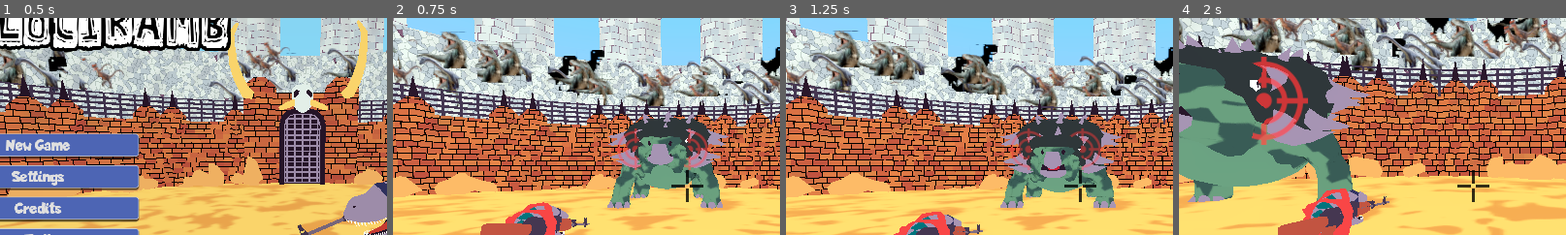
Above: before the commit, frames 1-4 (left to right).
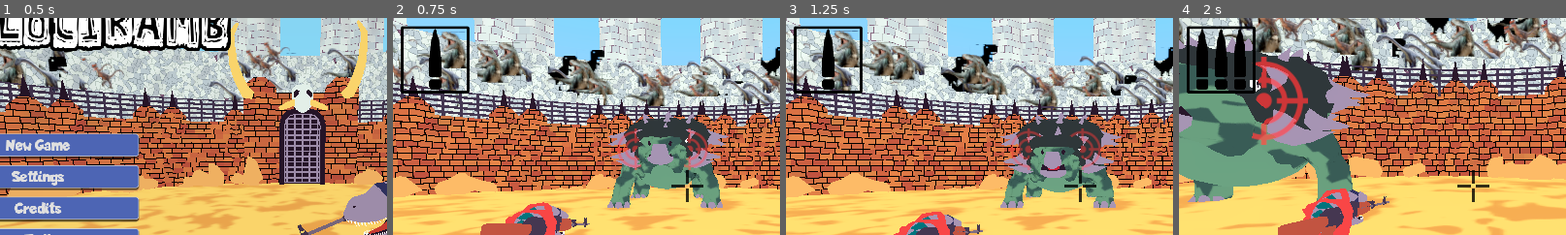
Above: after the commit, the same moments.

Repository: SasVel/Velocirambo
Game: Godot game, scene res://UI/MainMenu/main_menu.tscn
Same seed, same stepped clock (60 frames per second), same inputs: the game is played once before the commit and once after it.
Inputs (mouse positions are % of the whole screen's width and height, from its top left):
- Up to frame 1 (0.5 s): no input
- Up to frame 2 (0.75 s): click "New Game" at 0.5 s
- Up to frame 3 (1.25 s): no input
- Up to frame 4 (2 s): tap Enter at 1.25 s; move the mouse to (55, 50) at 1.27 s; press the mouse at (55, 50) at 1.28 s; hold W (Forwards) from 1.28 s (still down); tap Tab (gun_auto_mode, bound only after the commit) at 1.55 s
The pictures show only the part of the screen within x 12-62%, y 11-61%; the shares and areas given below are measured in that part.

Frame 1 is identical in both runs. In frame 2, 1.7% of the frame differs, in the area x 2-20%, y 3-35%; in frame 3, 1.7%; in frame 4, 3.1%.

Commit message:
gun auto mode added

Diff:
--- a/Bosses/Anky/anky_boss.tscn
+++ b/Bosses/Anky/anky_boss.tscn
@@ -185,36 +185,37 @@
 transform = Transform3D(2, 0, 0, 0, 2, 0, 0, 0, 2, 0, 0.258566, 0)
 
 [node name="Skeleton3D" parent="Ankylosaurus2/Armature" index="0"]
-bones/0/position = Vector3(2.84808e-09, -1.17002, -0.328214)
-bones/0/rotation = Quaternion(0.0143624, 0.0478326, 0.000687845, 0.998752)
-bones/1/rotation = Quaternion(-0.0450631, 1.71889e-09, -0.00432628, 0.998975)
-bones/2/rotation = Quaternion(0.0216281, -0.000570332, 0.00848752, 0.99973)
-bones/3/position = Vector3(-0.0179636, 1.46461, 0.0748776)
-bones/3/rotation = Quaternion(0.343046, 0.00425493, 0.0818733, 0.935734)
-bones/4/position = Vector3(-0.0179636, 1.15448, 0.427826)
-bones/4/rotation = Quaternion(0.120575, -0.006985, 0.0846905, 0.98906)
-bones/5/position = Vector3(-0.0329567, 1.32212, 0.27048)
-bones/5/rotation = Quaternion(0.192788, 0.001818, 0.0771852, 0.978198)
-bones/6/rotation = Quaternion(0.73567, 0.211428, -0.082174, 0.638228)
-bones/7/rotation = Quaternion(-0.48023, -0.0556301, 0.10375, 0.869207)
-bones/8/rotation = Quaternion(0.890199, -0.208187, 0.175758, 0.365122)
-bones/9/rotation = Quaternion(-0.561124, 0.0523406, -0.121181, 0.817138)
-bones/10/rotation = Quaternion(0.9851, -0.0522147, -0.0114405, -0.163464)
-bones/11/rotation = Quaternion(-0.167532, -0.00167705, -0.00943576, 0.98582)
+bones/0/position = Vector3(0, -1.03332, -0.00132492)
+bones/0/rotation = Quaternion(-0.0910737, 0, 0, 0.995844)
+bones/1/rotation = Quaternion(0.141597, 0, 0, 0.989924)
+bones/2/rotation = Quaternion(-0.0670452, -1.39497e-17, -1.39497e-17, 0.99775)
+bones/3/position = Vector3(-0.0179636, 1.38067, 0.0236526)
+bones/3/rotation = Quaternion(0.203242, 0.0161225, 0.0803829, 0.97569)
+bones/4/position = Vector3(-0.0179636, 1.15447, 0.427826)
+bones/4/rotation = Quaternion(0.0758588, -0.00250735, 0.0753945, 0.994261)
+bones/5/position = Vector3(-0.0329568, 1.35309, 0.279844)
+bones/5/rotation = Quaternion(0.16021, 0.0043792, 0.0770823, 0.984059)
+bones/6/rotation = Quaternion(0.799965, 0.219298, -0.139182, 0.540918)
+bones/7/rotation = Quaternion(-0.574403, -0.0580662, 0.110242, 0.809034)
+bones/8/rotation = Quaternion(0.799965, -0.219298, 0.139182, 0.540918)
+bones/9/rotation = Quaternion(-0.574403, 0.0580662, -0.110242, 0.809034)
+bones/10/rotation = Quaternion(0.968151, -1.09863e-05, -2.62279e-06, -0.250367)
+bones/11/rotation = Quaternion(-0.10774, 7.81984e-05, 0.000542615, 0.994179)
 bones/11/scale = Vector3(1, 1, 1)
-bones/12/rotation = Quaternion(0.0674004, -0.00294095, -0.128677, 0.989389)
-bones/13/rotation = Quaternion(0.0165948, 0.01465, -0.148563, 0.988655)
-bones/14/rotation = Quaternion(-0.216738, 0.0227839, 0.172978, 0.960513)
-bones/15/rotation = Quaternion(-0.00665236, -1.19207e-07, -7.93022e-10, 0.999978)
-bones/16/rotation = Quaternion(0.0678824, 0.946201, 0.312188, -0.0513243)
-bones/17/rotation = Quaternion(-0.474873, 0.00541189, -0.121868, 0.871559)
-bones/18/rotation = Quaternion(-0.0966231, 0.825269, 0.546956, 0.10215)
-bones/19/rotation = Quaternion(-0.488248, -0.029479, 0.0522145, 0.870643)
-bones/20/position = Vector3(1.56217, 2.3976, 1.1106)
-bones/21/position = Vector3(1.34051, -0.452021, 1.07901)
+bones/12/rotation = Quaternion(0.0563194, -0.000219905, 0.00902859, 0.998372)
+bones/12/scale = Vector3(1, 1, 1)
+bones/13/rotation = Quaternion(0.0110349, -0.00800183, 0.0840322, 0.99637)
+bones/13/scale = Vector3(1, 0.999999, 1)
+bones/14/rotation = Quaternion(-0.253353, -0.0089521, 0.263463, 0.930763)
+bones/14/scale = Vector3(1, 0.999999, 1)
+bones/15/rotation = Quaternion(-0.00665235, -1.13469e-07, -4.55656e-09, 0.999978)
+bones/16/rotation = Quaternion(0.0838351, 0.8525, 0.508049, -0.0900087)
+bones/17/rotation = Quaternion(-0.634225, 0.0220865, -0.0872837, 0.767889)
+bones/18/rotation = Quaternion(-0.0838351, 0.8525, 0.508049, 0.0900087)
+bones/19/rotation = Quaternion(-0.634225, -0.0220865, 0.0872837, 0.767889)
+bones/21/position = Vector3(1.34051, -0.978494, 1.37702)
 bones/21/rotation = Quaternion(0, 0.999829, 0, -0.0184734)
-bones/22/position = Vector3(-1.56217, 1.58941, 1.41814)
-bones/23/position = Vector3(-1.34051, -1.30034, 1.35556)
+bones/23/position = Vector3(-1.34051, -0.978494, 1.37702)
 bones/23/rotation = Quaternion(0, 0.999829, 0, 0.0184734)
 
 [node name="BodyHitbox" parent="Ankylosaurus2/Armature/Skeleton3D" index="1" node_paths=PackedStringArray("skeleton", "stats") instance=ExtResource("4_4fbe8")]
--- a/GlobalScripts/PlayerData.gd
+++ b/GlobalScripts/PlayerData.gd
@@ -4,6 +4,7 @@
 
 signal health_changed(val : float)
 signal bullets_changed(val : int)
+signal auto_mode_changed(val : bool)
 
 func _ready():
 	GameData.reset.connect(reset)
@@ -22,6 +23,11 @@
 		currBullets = clamp(val, 0, maxBullets)
 		bullets_changed.emit(currBullets)
 
+var isGunAuto : bool = false :
+	set(val):
+		isGunAuto = val
+		auto_mode_changed.emit(val)
+
 func reset():
 	health = maxHealth
 	currBullets = maxBullets
--- a/Player/player.tscn
+++ b/Player/player.tscn
@@ -131,6 +131,11 @@
 runningSpeed = 12.0
 skeleton = NodePath("RaptorCommando/RaptorCommando_001/Skeleton3D")
 
+[node name="AutoShootTimer" type="Timer" parent="."]
+unique_name_in_owner = true
+process_callback = 0
+wait_time = 0.2
+
 [node name="ReloadTimer" type="Timer" parent="."]
 unique_name_in_owner = true
 process_callback = 0
@@ -147,24 +152,24 @@
 transform = Transform3D(0.5, 0, 0, 0, 0.5, 0, 0, 0, 0.5, 0, 0, 0)
 
 [node name="Skeleton3D" parent="RaptorCommando/RaptorCommando_001" index="0"]
-bones/0/position = Vector3(-0.00169453, 2.80854, 0.340054)
+bones/0/position = Vector3(-0.0016946, 3.00846, 0.340054)
 bones/0/rotation = Quaternion(1.60095e-07, -0.569149, 0.822234, -1.10817e-07)
 bones/1/rotation = Quaternion(1.92893e-07, 0.0511689, 0.99869, -9.96228e-09)
 bones/2/rotation = Quaternion(-7.50228e-05, 0.999815, -0.0191978, 0.00115631)
 bones/3/rotation = Quaternion(0.000370724, 0.931858, 0.362822, -0.00109793)
 bones/4/enabled = false
-bones/4/rotation = Quaternion(-0.0370382, 0.0174884, 0.00832657, 0.999126)
-bones/6/position = Vector3(-0.0068664, 0.417721, 0.318918)
-bones/6/rotation = Quaternion(0.0109943, 0.834708, 0.550509, 0.00906045)
+bones/4/rotation = Quaternion(-0.126348, 6.34869e-05, 3.02696e-05, 0.991986)
+bones/6/position = Vector3(-0.0083973, 0.404019, 0.489624)
+bones/6/rotation = Quaternion(0.0110241, 0.899369, 0.436926, 0.0104625)
 bones/7/position = Vector3(0.00590881, 0.590108, 0.658294)
-bones/7/rotation = Quaternion(0.0115825, 0.744208, 0.667711, 0.0135246)
-bones/9/rotation = Quaternion(-0.245238, 0.241617, -0.650989, 0.67653)
-bones/10/rotation = Quaternion(0.695731, 2.83427e-06, -2.77351e-06, 0.718303)
+bones/7/rotation = Quaternion(0.0108103, 0.844824, 0.534708, 0.0155646)
+bones/9/rotation = Quaternion(-0.199272, 0.197373, -0.66574, 0.691465)
+bones/10/rotation = Quaternion(0.5813, 3.18485e-06, -2.29484e-06, 0.813689)
 bones/10/scale = Vector3(1, 0.999985, 1.00001)
-bones/12/rotation = Quaternion(-0.235333, -0.232085, 0.654448, 0.680039)
-bones/13/rotation = Quaternion(0.649911, -3.06097e-06, 2.49108e-06, 0.760011)
+bones/12/rotation = Quaternion(-0.199339, -0.197437, 0.665721, 0.691446)
+bones/13/rotation = Quaternion(0.581347, -3.28557e-06, 2.24043e-06, 0.813655)
 bones/13/scale = Vector3(1, 0.999985, 1.00002)
-bones/14/rotation = Quaternion(0.0157617, 0.995584, -0.0810928, 0.0445996)
+bones/14/rotation = Quaternion(0.000724757, 0.983354, -0.181694, 0.00124571)
 bones/15/rotation = Quaternion(0.0192654, -1.19187e-07, 2.29661e-09, 0.999814)
 bones/16/rotation = Quaternion(-0.0137358, 5.07739e-14, 5.27267e-16, 0.999906)
 bones/17/rotation = Quaternion(0.0505618, -3.15521e-15, 2.1017e-15, 0.998721)
@@ -176,21 +181,21 @@
 bones/23/rotation = Quaternion(-0.0265121, 1.19167e-07, -3.16049e-09, 0.999649)
 bones/24/rotation = Quaternion(-0.0260201, 3.77835e-15, -6.20368e-09, 0.999661)
 bones/25/rotation = Quaternion(0.445196, -0.476238, 0.563821, 0.507055)
-bones/26/rotation = Quaternion(0.0200475, -0.0360474, -0.737155, 0.674464)
-bones/27/rotation = Quaternion(-0.570614, 1.80835e-06, 1.37134e-06, 0.821219)
-bones/28/rotation = Quaternion(0.674344, 2.47157e-08, -2.06632e-07, 0.738417)
+bones/26/rotation = Quaternion(0.0169393, -0.0326501, -0.737313, 0.674549)
+bones/27/rotation = Quaternion(-0.500569, 1.90085e-06, 1.21835e-06, 0.865697)
+bones/28/rotation = Quaternion(0.562191, 1.94872e-08, -1.62338e-07, 0.827008)
 bones/29/rotation = Quaternion(0.445195, 0.476238, -0.563821, 0.507055)
-bones/30/rotation = Quaternion(0.0200476, 0.0360475, 0.737155, 0.674464)
-bones/31/rotation = Quaternion(-0.570614, -1.79648e-06, -1.36537e-06, 0.821219)
-bones/32/rotation = Quaternion(0.674344, -2.62221e-08, 2.09429e-07, 0.738417)
-bones/33/position = Vector3(0.404172, 1.78227, 2.05403)
-bones/33/rotation = Quaternion(0.00184196, 0.769973, 0.638074, 2.48896e-07)
+bones/30/rotation = Quaternion(0.0169079, 0.0326158, 0.737315, 0.67455)
+bones/31/rotation = Quaternion(-0.500569, -1.88896e-06, -1.18823e-06, 0.865697)
+bones/32/rotation = Quaternion(0.56219, -2.89376e-08, 1.76193e-07, 0.827008)
+bones/33/position = Vector3(0.404172, 1.84446, 2.05403)
+bones/33/rotation = Quaternion(1.11836e-05, 0.707502, 0.706711, 1.38273e-07)
 bones/34/rotation = Quaternion(-0.686919, -0.0306942, -0.0324117, 0.725362)
 bones/35/position = Vector3(0.611549, 0.0219753, -0.318177)
 bones/35/rotation = Quaternion(-0.505573, 0.494364, -0.494364, 0.505574)
 bones/36/rotation = Quaternion(-0.699136, 2.52103e-08, 0.714989, -5.65331e-10)
-bones/38/position = Vector3(-0.407561, 1.71238, 2.0299)
-bones/38/rotation = Quaternion(-1.4341e-07, 0.648666, 0.761073, -1.31076e-07)
+bones/38/position = Vector3(-0.407561, 1.84452, 2.05376)
+bones/38/rotation = Quaternion(-1.59573e-07, 0.70677, 0.707444, -1.15785e-07)
 bones/39/rotation = Quaternion(-0.686919, 0.0306942, 0.0324117, 0.725362)
 bones/40/position = Vector3(-0.614938, 0.0219753, -0.318177)
 bones/40/rotation = Quaternion(-0.505573, -0.494364, 0.494364, 0.505574)
@@ -261,6 +266,7 @@
 
 [connection signal="reloading_gun" from="." to="RaptorCommando/RaptorCommando_001/Skeleton3D/Cylinder_001" method="_on_player_reloading_gun"]
 [connection signal="shot_gun" from="." to="RaptorCommando/RaptorCommando_001/Skeleton3D/Cylinder_001" method="_on_player_shot_gun"]
+[connection signal="timeout" from="AutoShootTimer" to="." method="_on_auto_shoot_timer_timeout"]
 [connection signal="timeout" from="ReloadTimer" to="." method="_on_reload_timer_timeout"]
 [connection signal="timeout" from="StunTimer" to="." method="_on_stun_timer_timeout"]
 [connection signal="got_hit" from="Hurtbox" to="." method="_on_hurtbox_got_hit"]
--- a/Player/velocirambo.gd
+++ b/Player/velocirambo.gd
@@ -60,16 +60,22 @@
 
 	if(currentState == PLAYER_STATE.IDLE || currentState == PLAYER_STATE.RUNNING || currentState == PLAYER_STATE.WALKING):
 		if event.is_action_pressed("Leftclick") && canShoot:
+			if PlayerData.isGunAuto:
+				%AutoShootTimer.start()
 			shoot()
 	if event.is_action_pressed("Aim"): IS_AIMING = true
 	elif event.is_action_released("Aim"): IS_AIMING = false
 
+	if event.is_action_released("Leftclick") && PlayerData.isGunAuto:
+		%AutoShootTimer.stop()
+
 	if event.is_action_pressed("reload"):
 		reloading_gun.emit(PlayerData.currBullets)
 		PlayerData.currBullets = 0
-		canShoot = false
-		%ReloadTimer.start()
-		SFX.play(SFX.Reload)
+		reload()
+
+	if event.is_action_pressed("gun_auto_mode"):
+		PlayerData.isGunAuto = !PlayerData.isGunAuto
 
 func handleStateTransitions(event):
 	if Input.get_vector("Backwards", "Forwards", "Leftways", "Rightways") != Vector2.ZERO:
@@ -155,14 +161,18 @@
 func shoot():
 	PlayerData.currBullets -= 1
 	if PlayerData.currBullets <= 0:
-		canShoot = false
-		%ReloadTimer.start()
-		SFX.play(SFX.Reload)
+		reload()
 	if !IS_AIMING:
 		camera.apply_rot_offset(Vector2(8, 0))
 	SFX.play(SFX.Gunshot)
 	camera.apply_shake()
 	shot_gun.emit(IS_AIMING)
+
+func reload():
+	if PlayerData.isGunAuto: %AutoShootTimer.stop()
+	canShoot = false
+	%ReloadTimer.start()
+	SFX.play(SFX.Reload)
 
 func _on_reload_timer_timeout():
 	PlayerData.currBullets = PlayerData.maxBullets
@@ -237,3 +247,6 @@
 
 func _on_hurtbox_got_hit(dmg):
 	currentState = PLAYER_STATE.STUNNED
+
+func _on_auto_shoot_timer_timeout():
+	shoot()
--- /dev/null
+++ b/UI/StatsDisplay/GunModeDisplay/bullet_rect.tscn
@@ -0,0 +1,9 @@
+[gd_scene load_steps=2 format=3 uid="uid://bcqbntgb12epa"]
+
+[ext_resource type="Texture2D" uid="uid://bbwrlpj7600f1" path="res://UI/StatsDisplay/GunModeDisplay/GunModeIcon.png" id="1_ml61w"]
+
+[node name="BulletRect" type="TextureRect"]
+custom_minimum_size = Vector2(24, 100)
+texture = ExtResource("1_ml61w")
+expand_mode = 1
+stretch_mode = 1
--- /dev/null
+++ b/UI/StatsDisplay/GunModeDisplay/gun_mode_display.gd
@@ -0,0 +1,21 @@
+extends Panel
+
+@onready var bulletRectScn = preload("res://UI/StatsDisplay/GunModeDisplay/bullet_rect.tscn")
+
+func _ready():
+	change_display(PlayerData.isGunAuto)
+	PlayerData.auto_mode_changed.connect(change_display)
+
+func change_display(isAuto : bool):
+	clear_display()
+	if isAuto:
+		for i in 3: spawn_bullet_rect()
+	else: spawn_bullet_rect()
+
+func spawn_bullet_rect():
+	var inst = bulletRectScn.instantiate()
+	%BulletsContainer.add_child(inst)
+
+func clear_display():
+	for rect in $BulletsContainer.get_children():
+		rect.queue_free()
--- /dev/null
+++ b/UI/StatsDisplay/GunModeDisplay/gun_mode_display.tscn
@@ -0,0 +1,36 @@
+[gd_scene load_steps=4 format=3 uid="uid://b5den5e8nio6r"]
+
+[ext_resource type="Script" path="res://UI/StatsDisplay/GunModeDisplay/gun_mode_display.gd" id="1_2qbq8"]
+[ext_resource type="PackedScene" uid="uid://bcqbntgb12epa" path="res://UI/StatsDisplay/GunModeDisplay/bullet_rect.tscn" id="2_48b3n"]
+
+[sub_resource type="StyleBoxFlat" id="StyleBoxFlat_ihktd"]
+bg_color = Color(0.6, 0.6, 0.6, 0)
+border_width_left = 4
+border_width_top = 4
+border_width_right = 4
+border_width_bottom = 4
+border_color = Color(0, 0, 0, 1)
+corner_radius_top_left = 2
+corner_radius_top_right = 2
+corner_radius_bottom_right = 2
+corner_radius_bottom_left = 2
+
+[node name="GunModeDisplay" type="Panel"]
+custom_minimum_size = Vector2(102, 100)
+offset_right = 102.0
+offset_bottom = 100.0
+theme_override_styles/panel = SubResource("StyleBoxFlat_ihktd")
+script = ExtResource("1_2qbq8")
+
+[node name="BulletsContainer" type="HBoxContainer" parent="."]
+unique_name_in_owner = true
+layout_mode = 1
+anchors_preset = 15
+anchor_right = 1.0
+anchor_bottom = 1.0
+grow_horizontal = 2
+grow_vertical = 2
+alignment = 1
+
+[node name="BulletRect" parent="BulletsContainer" instance=ExtResource("2_48b3n")]
+layout_mode = 2
--- a/playScenes/main.tscn
+++ b/playScenes/main.tscn
@@ -9,6 +9,7 @@
 [ext_resource type="Script" path="res://UI/pause.gd" id="4_f25ew"]
 [ext_resource type="Script" path="res://UI/StatsDisplay/health_bar.gd" id="5_iicw0"]
 [ext_resource type="PackedScene" uid="uid://30rmawnd7jsv" path="res://UI/StatsDisplay/BulletDisplay/bullet_display.tscn" id="6_6fr0m"]
+[ext_resource type="PackedScene" uid="uid://b5den5e8nio6r" path="res://UI/StatsDisplay/GunModeDisplay/gun_mode_display.tscn" id="7_mbfnf"]
 [ext_resource type="Script" path="res://UI/GameOverScreen/game_over_screen.gd" id="7_usdf4"]
 [ext_resource type="PackedScene" uid="uid://bxb5dwbcvtql4" path="res://Bosses/Anky/anky_boss.tscn" id="8_ktlfx"]
 [ext_resource type="Script" path="res://UI/Components/button_anim_component.gd" id="8_udlky"]
@@ -147,6 +148,13 @@
 offset_top = 86.0
 offset_right = 265.0
 offset_bottom = 342.0
+
+[node name="GunModeDisplay" parent="UI/StatsDisplay" instance=ExtResource("7_mbfnf")]
+layout_mode = 0
+offset_left = 150.0
+offset_top = 86.0
+offset_right = 252.0
+offset_bottom = 186.0
 
 [node name="Pause" type="ColorRect" parent="UI"]
 process_mode = 3
--- a/project.godot
+++ b/project.godot
@@ -114,6 +114,11 @@
 "events": [Object(InputEventKey,"resource_local_to_scene":false,"resource_name":"","device":-1,"window_id":0,"alt_press …(191 unchanged characters)…
 ]
 }
+gun_auto_mode={
+"deadzone": 0.5,
+"events": [Object(InputEventKey,"resource_local_to_scene":false,"resource_name":"","device":-1,"window_id":0,"alt_pressed":false,"shift_pressed":false,"ctrl_pressed":false,"meta_pressed":false,"pressed":false,"keycode":0,"physical_keycode":4194306,"key_label":0,"unicode":0,"location":0,"echo":false,"script":null)
+]
+}
 
 [layer_names]
 
Binary file added: UI/StatsDisplay/GunModeDisplay/GunModeIcon.png
Not shown, added: UI/StatsDisplay/GunModeDisplay/GunModeIcon.png.import
Not shown: 4 places in playScenes/main.tscn that only renumber resources
